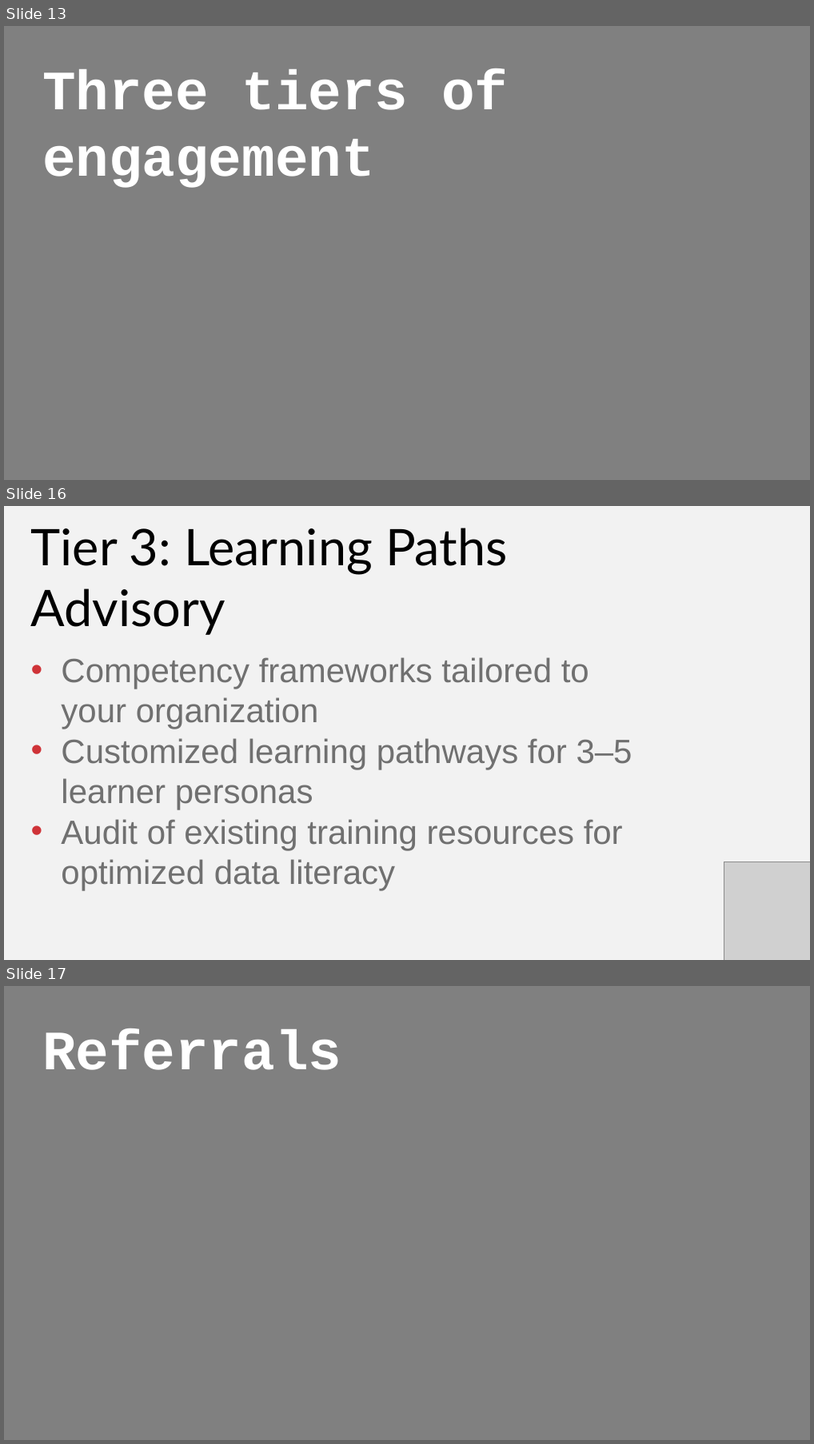
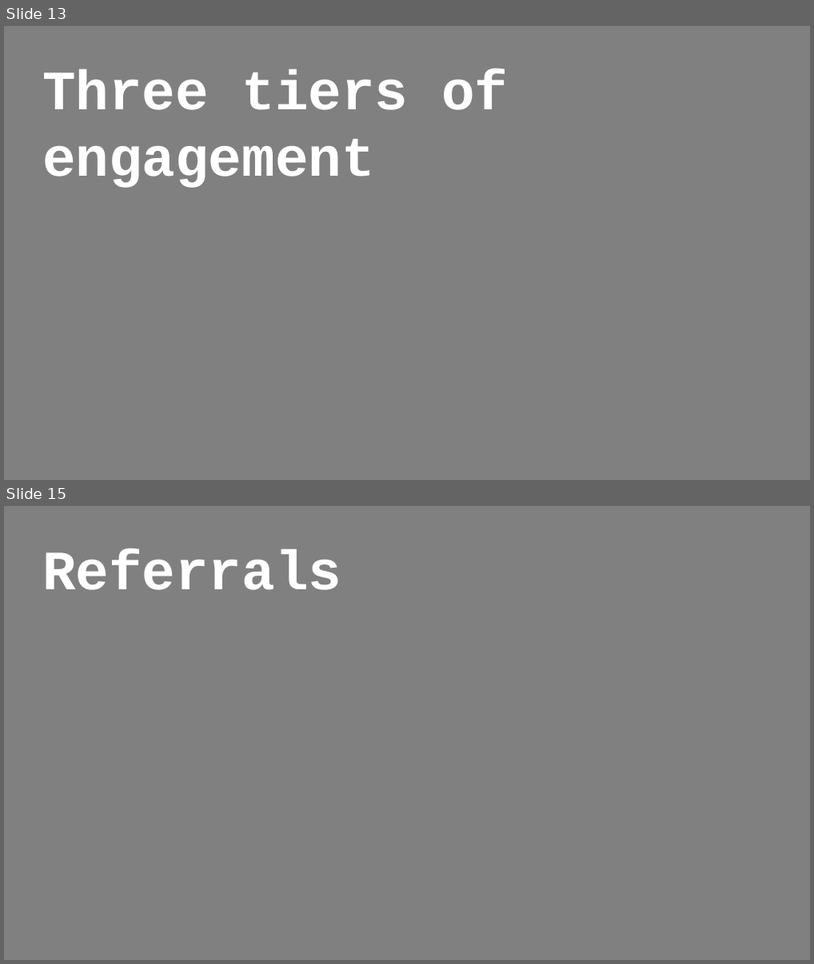
Before and after one commit to stringfestdata/modern-excel-demo-day, a slide deck: modern-excel-demo-day.pptx. Shown one above the other, each under a label of ours: slides 13, 16 and 17 before the commit, slides 13 and 15 after it; the slides between them are not shown. The pictures are 814x1444 and 814x964 pixels, drawn with LibreOffice and Linux fonts; fonts in the diff are those of the drawing; grey boxes stand for pictures. Boxes give left, top, right and bottom in pixels: in the first picture for what was removed or moved away, otherwise in the second. Text is boxed around its words. In the diff, an @@ line names an element or a change of style, - is before the commit and + after.

```diff
--- a/modern-excel-demo-day.pptx
+++ b/modern-excel-demo-day.pptx
@@ slide 16 removed at (4,506,810,960), background #F2F2F2 @@
@@ text removed at (31,528,508,635) @@
-Tier 3: Learning Paths Advisory
@@ text removed at (61,657,633,890) @@
-• Competency frameworks tailored to your organization
-• Customized learning pathways for 3–5 learner personas
-• Audit of existing training resources for optimized data literacy
@@ picture removed at (725,861,810,960) @@
@@ what was slide 17 is now slide 15 @@
```
Also in this commit, not shown: 7 slides changed, 1 other slide removed.
